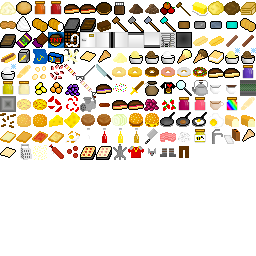
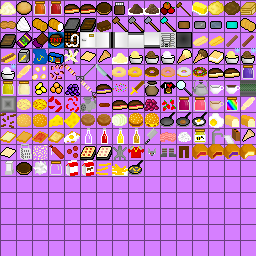
Layer changes from the first 256×256 image to the second:
added layer "Pasted Layer #172" above "Pasted Layer #171" over [128, 160, 143, 175]
added layer "Pasted Layer #171" above "Pasted Layer #170" over [112, 164, 128, 176]
added layer "Pasted Layer #170" above "Pasted Layer #169" over [96, 162, 111, 175]
added layer "Pasted Layer #169" above "Pasted Layer #168" over [82, 160, 94, 176]
added layer "Pasted Layer #168" above "Pasted Layer #167" over [66, 160, 78, 176]
added layer "Pasted Layer #167" above "Pasted Layer #166" over [50, 161, 62, 175]
added layer "Pasted Layer #166" above "Pasted Layer #165" over [33, 161, 47, 175]
added layer "Pasted Layer #165" above "Pasted Layer #164" over [16, 162, 32, 175]
added layer "Pasted Layer #164" above "Pasted Layer #163" over [5, 161, 14, 175]
added layer "Pasted Layer #163" above "Pasted Layer #162" over [224, 144, 240, 159]
added layer "Pasted Layer #162" above "Pasted Layer #161" over [208, 144, 224, 159]
added layer "Pasted Layer #161" above "Pasted Layer #160" over [192, 144, 208, 159]
added layer "Pasted Layer #160" above "Pasted Layer #155" over [240, 144, 256, 159]
showed "BlocksEmpty.png" over [0, 0, 256, 256]
